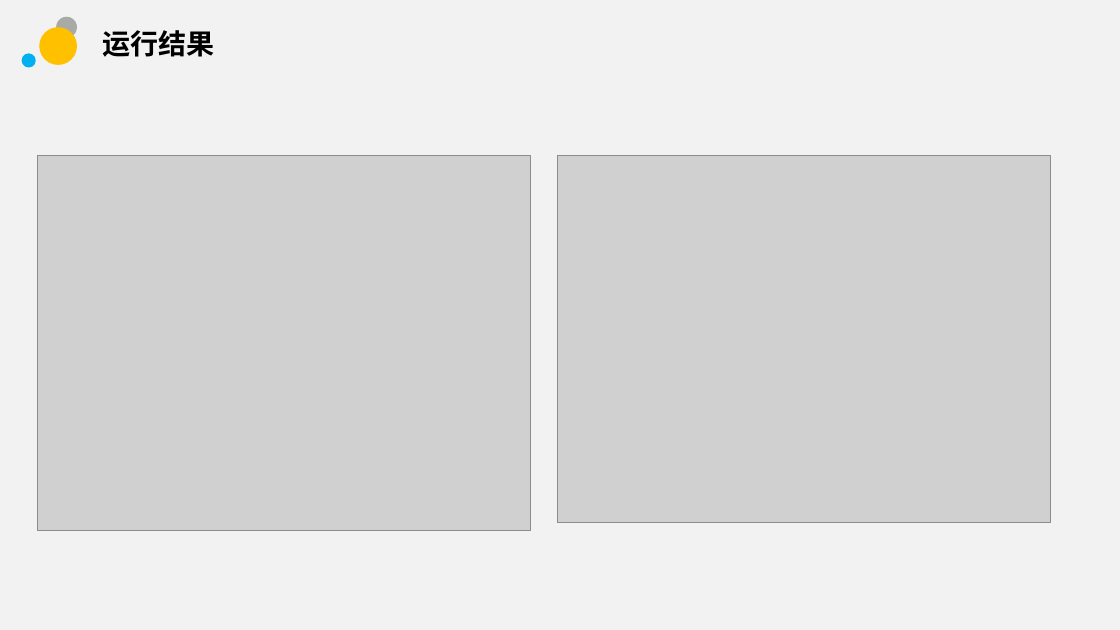
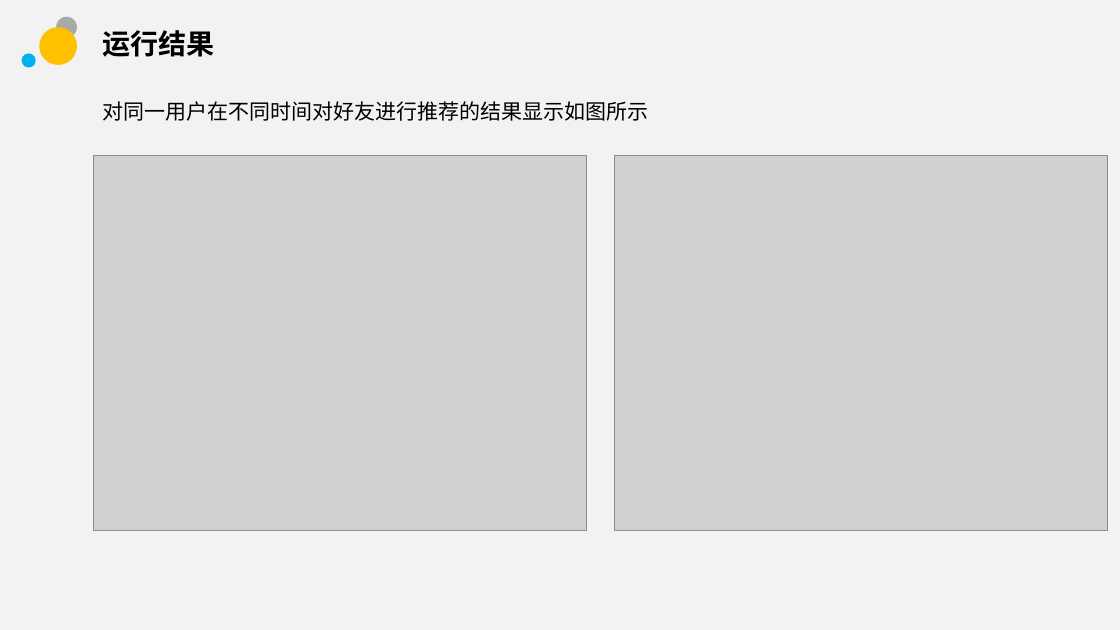
Before and after one commit to sunhongtao/Big_thesis, a slide deck: slide 21 of 毕业答辩/毕业答辩.pptx (slide 24 before the commit). Drawn at 1120x630 pixels with LibreOffice and Linux fonts; fonts in the diff are those of the drawing; grey boxes stand for pictures; background and template pictures are left out. Boxes give left, top, right and bottom in pixels: in the first picture for what was removed or moved away, otherwise in the second. Text is boxed around its words. In the diff, an @@ line names an element or a change of style, - is before the commit and + after.

```diff
--- a/毕业答辩/毕业答辩.pptx
+++ b/毕业答辩/毕业答辩.pptx
@@ text added at <box>102,101,648,121</box>, 18 pt, text #000000 @@
+对同一用户在不同时间对好友进行推荐的结果显示如图所示
@@ picture: place and size @@
-picture at <box>38,155,530,530</box>
+picture at <box>94,155,586,530</box>
@@ picture: place and size @@
-picture at <box>558,155,1050,523</box>
+picture at <box>615,155,1107,530</box>
```
Also in this commit, not shown: 4 other slides changed, 13 slides added, 16 slides removed, 3 other files.
